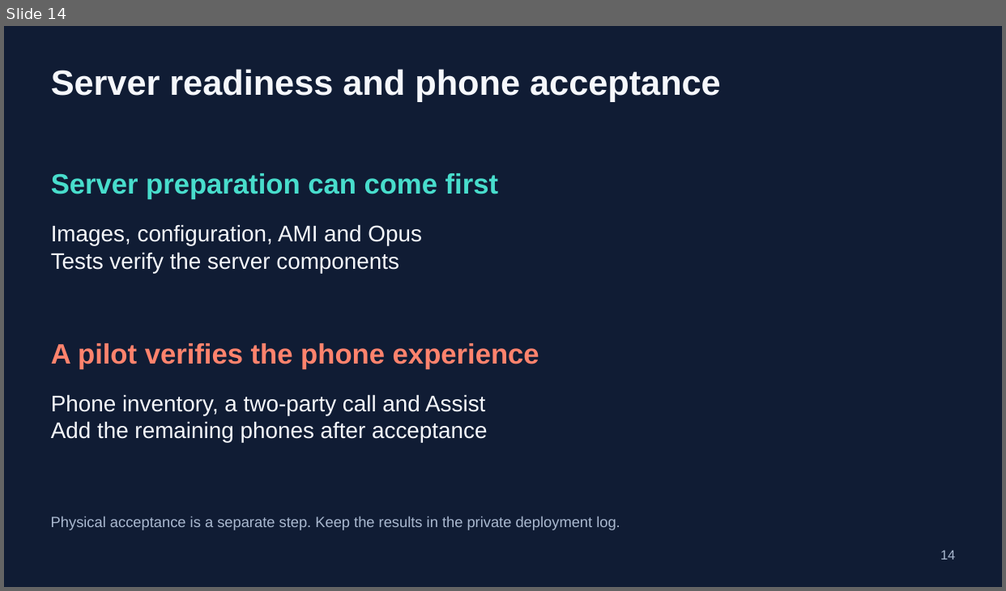
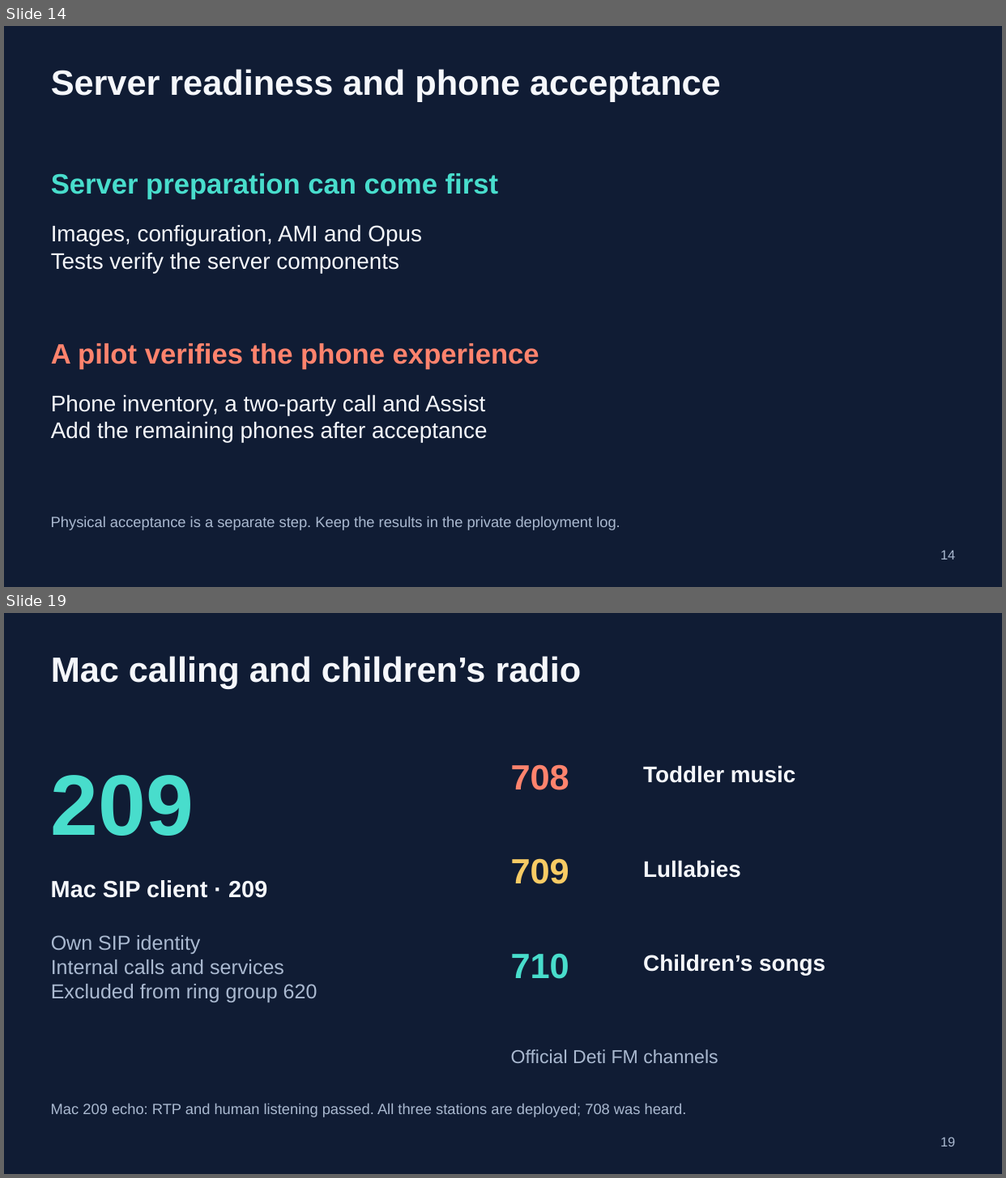
Before and after one commit to 4alvit/cisco-home-telephony, a slide deck: docs/slides/cisco-home-telephony.pptx. Shown one above the other, each under a label of ours: slide 14 before the commit, slides 14 and 19 after it; the slides between them are not shown. The pictures are 1006x591 and 1006x1178 pixels, drawn with LibreOffice and Linux fonts; fonts in the diff are those of the drawing. Boxes give left, top, right and bottom in pixels: in the first picture for what was removed or moved away, otherwise in the second. Text is boxed around its words. In the diff, an @@ line names an element or a change of style, - is before the commit and + after.

Commit message:
Add extension-based CLI with HA schedules and phone controls
Resolve exact phone lines for calls and device controls, with private direct or kubectl configuration. Add atomic timer/alarm commands, guarded pickup and auto-answer, examples, SVG documentation and regression coverage.

Document the completed ten-phone rollout and compact Zoiper client, refresh English reference material, and record live call and scheduling acceptance.

```diff
--- a/docs/slides/cisco-home-telephony.pptx
+++ b/docs/slides/cisco-home-telephony.pptx
@@ slide 19 added at (4, 613, 1002, 1174), background #101C34 @@
@@ text added at (51, 656, 582, 688), 33.8 pt, text #F5F7FB, bold @@
+Mac calling and children’s radio
@@ text added at (51, 775, 194, 836), 82.5 pt, text #48DDCC, bold @@
+209
@@ text added at (511, 764, 569, 790), 33.8 pt, text #FF836D, bold @@
+708
@@ text added at (643, 765, 795, 783), 21.8 pt, text #F5F7FB, bold @@
+Toddler music
@@ text added at (511, 858, 569, 884), 33.8 pt, text #F7CB64, bold @@
+709
@@ text added at (643, 860, 741, 878), 21.8 pt, text #F5F7FB, bold @@
+Lullabies
@@ text added at (51, 880, 267, 898), 22.5 pt, text #F5F7FB, bold @@
+Mac SIP client · 209
@@ text added at (51, 935, 317, 1003), 19.5 pt, text #AAB9D0 @@
+Own SIP identity
+Internal calls and services
+Excluded from ring group 620
@@ text added at (511, 953, 569, 979), 33.8 pt, text #48DDCC, bold @@
+710
@@ text added at (643, 954, 825, 976), 21.8 pt, text #F5F7FB, bold @@
+Children’s songs
@@ text added at (511, 1050, 718, 1063), 18 pt, text #AAB9D0 @@
+Official Deti FM channels
@@ text added at (51, 1103, 687, 1118), 14.2 pt, text #AAB9D0 @@
+Mac 209 echo: RTP and human listening passed. All three stations are deployed; 708 was heard.
@@ text added at (940, 1137, 955, 1147), 12.8 pt, text #AAB9D0 @@
+19
```
Also in this commit, not shown: 4 slides changed, 1 other slide added, 1 slide removed, 32 other files.
